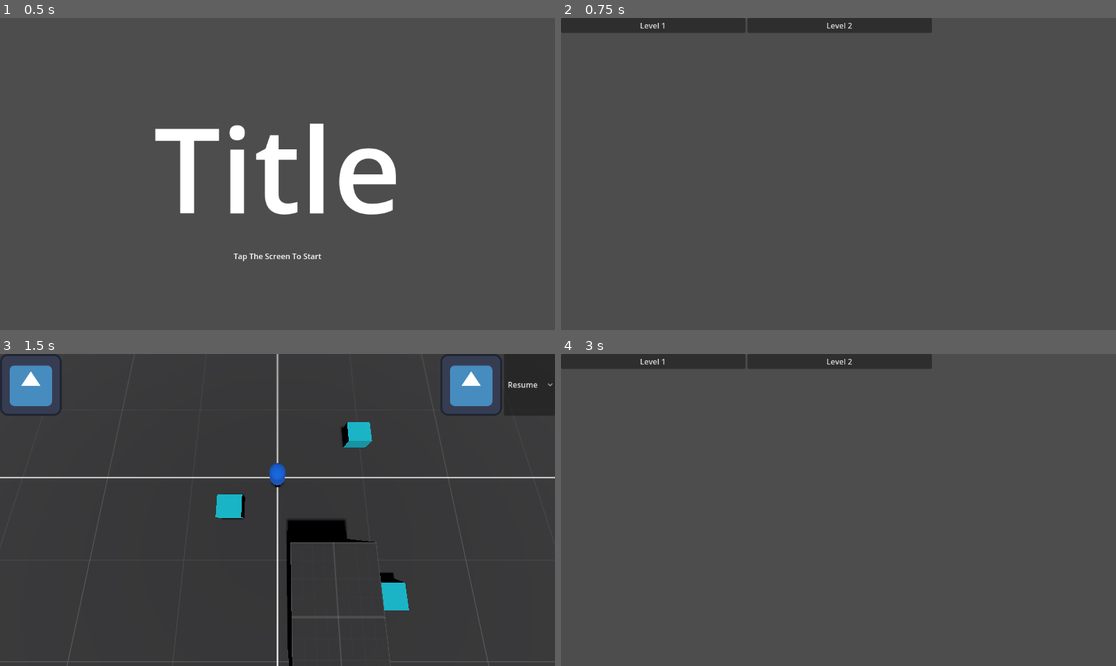
Above: before the commit, frames 1-4 (two rows, left to right).
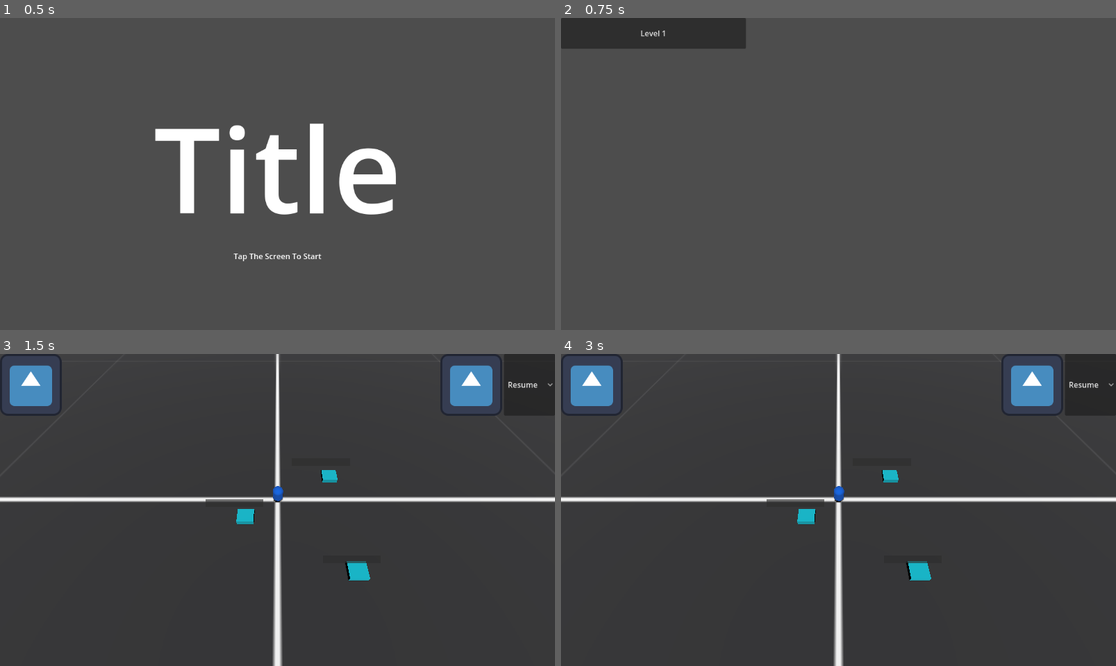
Above: after the commit, the same moments.

Repository: cgo722/DumbAI
Game: Godot game, scene res://main_world.tscn
Same seed, same stepped clock (60 frames per second), same inputs: the game is played once before the commit and once after it. The engine's default icon, where the game draws it, is replaced by a stand-in: a white triangle on a blue panel in a dark square.
Inputs (mouse positions are in pixels of both pictures, inside the frame that each line leads up to):
- Up to frame 1 (0.5 s): no input
- Up to frame 2 (0.75 s): tap Enter at 0.5 s; move the mouse to (960, 158) at 0.52 s; click (960, 158) at 0.67 s
- Up to frame 3 (1.5 s): click "Level 1" at 1.25 s
- Up to frame 4 (3 s): click (594, 385) at 2 s; click (655, 369) at 2.75 s, where only the run after the commit has a clickable "Level 1"

Frame 1 is identical in both runs. In frame 2, 3.2% of the frame differs, in the area x 0-67%, y 0-10%; in frame 3, 6.5%; in frame 4, 8.6%, in the area x 0-100%, y 0-100%.

Commit message:
Got health bars working for work zones

Diff:
--- a/Levels/Level 0-5/Level0.tscn
+++ b/Levels/Level 0-5/Level0.tscn
@@ -8,9 +8,9 @@
 [ext_resource type="PackedScene" uid="uid://d4i5b3vbkb4e2" path="res://Level Design/box.tscn" id="6_6c5r5"]
 [ext_resource type="PackedScene" uid="uid://c3pvspr5eung" path="res://Controlls/mobile input.tscn" id="7_83fq7"]
 
-[sub_resource type="NavigationMesh" id="NavigationMesh_fnb0u"]
-vertices = PackedVector3Array(-0.10025, 0.383152, 2.90955, 1.39975, 0.383152, 2.90955, 1.14975, 0.383152, -19.8404, -23.1003, 0.383152, 4.90955, -0.10025, 0.383152, 4.90955, -23.1003, 0.383152, -19.8404, 3.39975, 0.383152, 2.90955, 3.64975, 0.383152, -19.8404, 4.89975, 0.383152, 2.90955, 5.14975, 0.383152, 3.65955, 23.1497, 0.383152, 3.65955, 23.1497, 0.383152, -19.8404, 5.14975, 0.383152, 9.90955, 1.64975, 0.383152, 10.1596, 1.39975, 0.383152, 19.9096, 23.1497, 0.383152, 19.9096, -0.10025, 0.383152, 9.90955, -23.1003, 0.383152, 19.9096)
-polygons = [PackedInt32Array(2, 1, 0), PackedInt32Array(0, 4, 3), PackedInt32Array(2, 0, 5), PackedInt32Array(5, 0, 3), PackedInt32Array(1, 2, 6), PackedInt32Array(6, 2, 7), PackedInt32Array(9, 8, 10), PackedInt32Array(10, 8, 11), PackedInt32Array(11, 8, 7), PackedInt32Array(8, 6, 7), PackedInt32Array(14, 13, 12), PackedInt32Array(12, 9, 10), PackedInt32Array(14, 12, 15), PackedInt32Array(15, 12, 10), PackedInt32Array(14, 16, 13), PackedInt32Array(3, 4, 16), PackedInt32Array(14, 17, 16), PackedInt32Array(16, 17, 3)]
+[sub_resource type="NavigationMesh" id="NavigationMesh_83fq7"]
+vertices = PackedVector3Array(-121, 1, -121, -121, 1, 121, 121, 1, 121, 121, 1, -121)
+polygons = [PackedInt32Array(3, 2, 0), PackedInt32Array(0, 2, 1)]
 
 [node name="Level0" type="Node3D"]
 transform = Transform3D(2.35332, 0, 0, 0, 1.83125, 0, 0, 0, 2.51988, 0, 0, 0)
@@ -21,20 +21,10 @@
 work_zone_scene = ExtResource("5_73ye2")
 
 [node name="NavigationRegion3D" type="NavigationRegion3D" parent="."]
-transform = Transform3D(1, 0, 0, 0, 1, 0, 0, 0, 1, 0, 0, 0)
-navigation_mesh = SubResource("NavigationMesh_fnb0u")
+navigation_mesh = SubResource("NavigationMesh_83fq7")
 
 [node name="Box" parent="NavigationRegion3D" instance=ExtResource("6_6c5r5")]
-transform = Transform3D(47.2005, 0, 0, 0, 0.233697, 0, 0, 0, 40.6809, 0, 0, 0)
-
-[node name="Box2" parent="NavigationRegion3D" instance=ExtResource("6_6c5r5")]
-transform = Transform3D(3.92637, 0, 0, 0, 3.34198, 0, 0, 0, 5.7161, 2.54959, 1.63823, 6.74635)
-
-[node name="NavigationObstacle3D" type="NavigationObstacle3D" parent="NavigationRegion3D"]
-height = 5.85
-vertices = PackedVector3Array(0, 0, 3, 0, 0, 10, 5, 0, 10, 5, 0, 3)
-affect_navigation_mesh = true
-carve_navigation_mesh = true
+transform = Transform3D(243, 0, 0, 0, 1, 0, 0, 0, 243, 0, 0, 0)
 
 [node name="DirectionalLight3D" type="DirectionalLight3D" parent="."]
 transform = Transform3D(1, 0, 0, 0, 0.627311, 0.778769, 0, -0.778769, 0.627311, 0, 0, 0)
@@ -44,8 +34,7 @@
 transform = Transform3D(0.923891, 0, 0, 0, 0.923891, 0, 0, 0, 0.923891, 0.177996, 0, -0.0255116)
 
 [node name="Camera3D" type="Camera3D" parent="."]
-transform = Transform3D(0.424931, 0, 0, 0, 0.0962832, 0.503736, 0, -0.437341, -0.0373652, 0, 11.1945, 3.41597)
-fov = 99.9
+transform = Transform3D(0.424932, 0, 0, 0, 0.270643, 0.435629, 0, -0.296226, 0.323904, 0, 21.5699, 11.3529)
 
 [node name="MobileInput" parent="." node_paths=PackedStringArray("camera") instance=ExtResource("7_83fq7")]
 camera = NodePath("../Camera3D")
--- a/Levels/Menus/hud.gd
+++ b/Levels/Menus/hud.gd
@@ -27,7 +27,7 @@
 		game_manager.current_level_instance.queue_free()
 		game_manager.current_level_instance = null
 	if game_manager.has_method("change_state"):
-		game_manager.change_state(game_manager.GameState.MAINMENU)
+		game_manager.change_state(game_manager.GameState.LEVEL_SELECT)
 	self.queue_free()
 
 func _on_dropdown_selected(index: int) -> void:
--- a/Levels/Menus/level_sel.gd
+++ b/Levels/Menus/level_sel.gd
@@ -19,6 +19,8 @@
 		var btn = Button.new()
 		btn.text = "Level %d" % (i + 1)
 		btn.size_flags_horizontal = Control.SIZE_EXPAND_FILL
+
+		btn.custom_minimum_size.y = 64
 		btn.pressed.connect(_on_level_button_pressed.bind(i))
 		grid_container.add_child(btn)
 
--- a/Zones/Work/Work Zones.tscn
+++ b/Zones/Work/Work Zones.tscn
@@ -6,6 +6,24 @@
 
 [sub_resource type="StandardMaterial3D" id="StandardMaterial3D_iyc04"]
 albedo_color = Color(4.04298e-06, 0.745716, 0.822257, 1)
+
+[sub_resource type="Gradient" id="Gradient_4n0eh"]
+offsets = PackedFloat32Array(0)
+colors = PackedColorArray(0.176471, 0.176471, 0.176471, 0.631373)
+
+[sub_resource type="GradientTexture2D" id="GradientTexture2D_kvaex"]
+gradient = SubResource("Gradient_4n0eh")
+width = 120
+height = 16
+
+[sub_resource type="Gradient" id="Gradient_iyc04"]
+offsets = PackedFloat32Array(0.00396825)
+colors = PackedColorArray(0.68437, 0.62232, 0.275986, 1)
+
+[sub_resource type="GradientTexture2D" id="GradientTexture2D_rv3oe"]
+gradient = SubResource("Gradient_iyc04")
+width = 120
+height = 16
 
 [node name="WorkZones" type="Area3D"]
 collision_mask = 5
@@ -17,3 +35,26 @@
 
 [node name="CSGBox3D" type="CSGBox3D" parent="."]
 material_override = SubResource("StandardMaterial3D_iyc04")
+
+[node name="HealthBar2D" type="Control" parent="."]
+layout_mode = 3
+anchors_preset = 0
+offset_right = 40.0
+offset_bottom = 40.0
+size_flags_horizontal = 4
+size_flags_vertical = 4
+
+[node name="TextureProgressBar" type="TextureProgressBar" parent="HealthBar2D"]
+layout_mode = 1
+anchors_preset = 3
+anchor_left = 1.0
+anchor_top = 1.0
+anchor_right = 1.0
+anchor_bottom = 1.0
+offset_left = -120.0
+offset_top = -64.0
+grow_horizontal = 0
+grow_vertical = 0
+max_value = 10.0
+texture_under = SubResource("GradientTexture2D_kvaex")
+texture_progress = SubResource("GradientTexture2D_rv3oe")
--- a/Zones/Work/work_zones.gd
+++ b/Zones/Work/work_zones.gd
@@ -5,11 +5,46 @@
 @export var max_health: int = 10
 var health: int
 
+# UI health bar reference (assumes a child Control named HealthBar2D with a TextureProgressBar)
+@onready var health_bar := $HealthBar2D/TextureProgressBar
+@onready var health_bar_2d := $HealthBar2D
+
 # Called when the node enters the scene tree for the first time.
 func _ready() -> void:
 	self.body_entered.connect(_on_body_entered)
 	self.body_exited.connect(_on_body_exited)
 	health = max_health
+	if health_bar_2d:
+		health_bar_2d.mouse_filter = Control.MOUSE_FILTER_IGNORE
+	if health_bar:
+		health_bar.mouse_filter = Control.MOUSE_FILTER_IGNORE
+	update_health_bar()
+
+# Called every frame. 'delta' is the elapsed time since the previous frame.
+func _process(delta):
+	# Update health bar position to hover above the work zone and face camera
+	if health_bar_2d:
+		var cam = get_viewport().get_camera_3d()
+		if cam:
+			var world_pos = global_transform.origin + Vector3(0, 2.5, 0) # Adjust Y offset as needed
+			var screen_pos = cam.unproject_position(world_pos)
+			health_bar_2d.position = screen_pos
+	if ai_stopped and stopped_ai != null:
+		damage_timer += delta
+		if damage_timer >= damage_interval:
+			health -= damage_amount
+			print("Work zone health:", health)
+			damage_timer = 0.0
+			update_health_bar()
+			if health <= 0:
+				print("Work zone destroyed!")
+				queue_free()
+
+func update_health_bar():
+	if health_bar:
+		# Fill increases as damage increases (inverse of health)
+		health_bar.value = max_health - health
+		health_bar.max_value = max_health
 
 # Called when a body enters the area. Signal must be connected in the editor.
 var ai_stopped := false
@@ -19,17 +54,6 @@
 var damage_interval := 1.0
 var damage_timer := 0.0
 var damage_amount := 1
-
-func _process(delta):
-	if ai_stopped and stopped_ai != null:
-		damage_timer += delta
-		if damage_timer >= damage_interval:
-			health -= damage_amount
-			print("Work zone health:", health)
-			damage_timer = 0.0
-			if health <= 0:
-				print("Work zone destroyed!")
-				queue_free()
 
 func _on_body_entered(body):
 	if "just_spawned" in body and body.just_spawned:
@@ -58,6 +82,7 @@
 			ai_stopped = true
 			stopped_ai = body
 			damage_timer = 0.0 # Reset timer when AI enters
+			update_health_bar()
 		else:
 			print("AI state does not match work zone state. AI: %s, Zone: %s" % [ai_state, current_state])
 	else:
@@ -67,6 +92,7 @@
 	ai_stopped = false
 	stopped_ai = null
 	damage_timer = 0.0
+	update_health_bar()
 	var mobile_input = get_tree().get_root().find_child("mobile_input", true, false)
 	if mobile_input and "clear_agent_in_workzone" in mobile_input:
 		mobile_input.clear_agent_in_workzone()
--- a/main_world.tscn
+++ b/main_world.tscn
@@ -1,11 +1,10 @@
-[gd_scene load_steps=10 format=3 uid="uid://dgh1yjj381v22"]
+[gd_scene load_steps=9 format=3 uid="uid://dgh1yjj381v22"]
 
 [ext_resource type="Script" uid="uid://cyy0s58d1hin5" path="res://GameManager.gd" id="1_itk02"]
 [ext_resource type="PackedScene" uid="uid://c3pvspr5eung" path="res://Controlls/mobile input.tscn" id="2_43o5b"]
 [ext_resource type="PackedScene" uid="uid://ddvcubqa18bly" path="res://AI/AIBase.tscn" id="3_3etub"]
 [ext_resource type="PackedScene" uid="uid://bukeyishijk74" path="res://Levels/Menus/MainMenu.tscn" id="4_3etub"]
 [ext_resource type="PackedScene" uid="uid://k4q345ytui86" path="res://Levels/Menus/GameOver.tscn" id="5_uue8y"]
-[ext_resource type="PackedScene" uid="uid://c5eqq7rkoymst" path="res://Levels/Playground.tscn" id="5_whfra"]
 [ext_resource type="PackedScene" uid="uid://30h28q7nxajo" path="res://Levels/Level 0-5/Level0.tscn" id="6_aac4l"]
 [ext_resource type="PackedScene" uid="uid://cdcq23pv67lx" path="res://Levels/Menus/HUD.tscn" id="7_aac4l"]
 [ext_resource type="PackedScene" uid="uid://dqm3gbr0x4mwi" path="res://Levels/Menus/LevelSel.tscn" id="8_7ktct"]
@@ -16,6 +15,6 @@
 employee = ExtResource("3_3etub")
 mainMenu = ExtResource("4_3etub")
 gameOver = ExtResource("5_uue8y")
-levels = Array[PackedScene]([ExtResource("6_aac4l"), ExtResource("5_whfra")])
+levels = Array[PackedScene]([ExtResource("6_aac4l")])
 hud = ExtResource("7_aac4l")
 levelSelect = ExtResource("8_7ktct")
Not shown: 1 places in Zones/Work/Work Zones.tscn that only renumber resources
